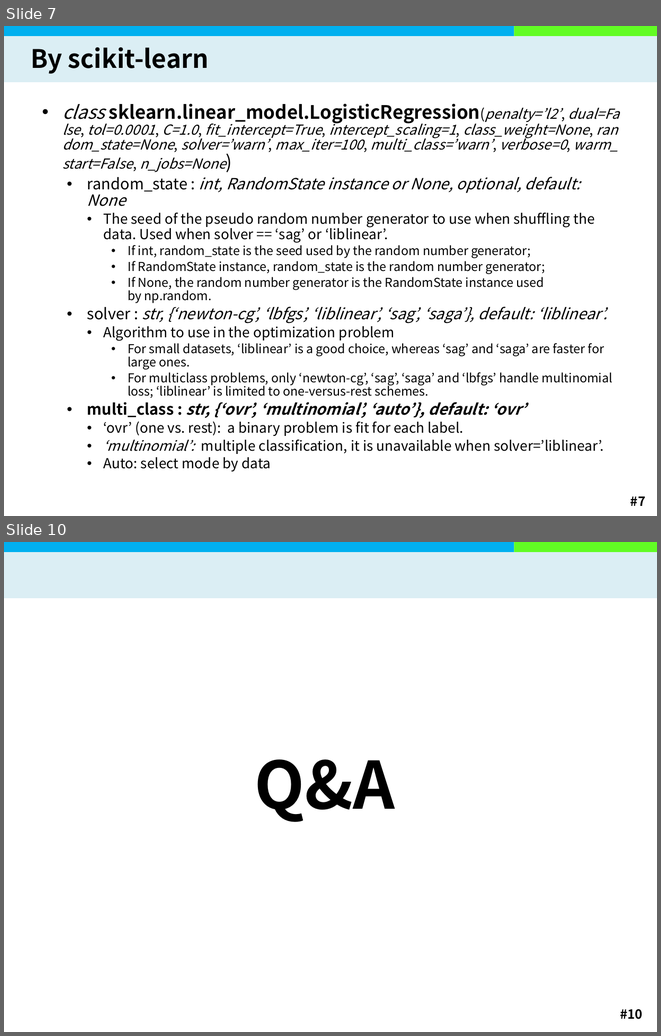
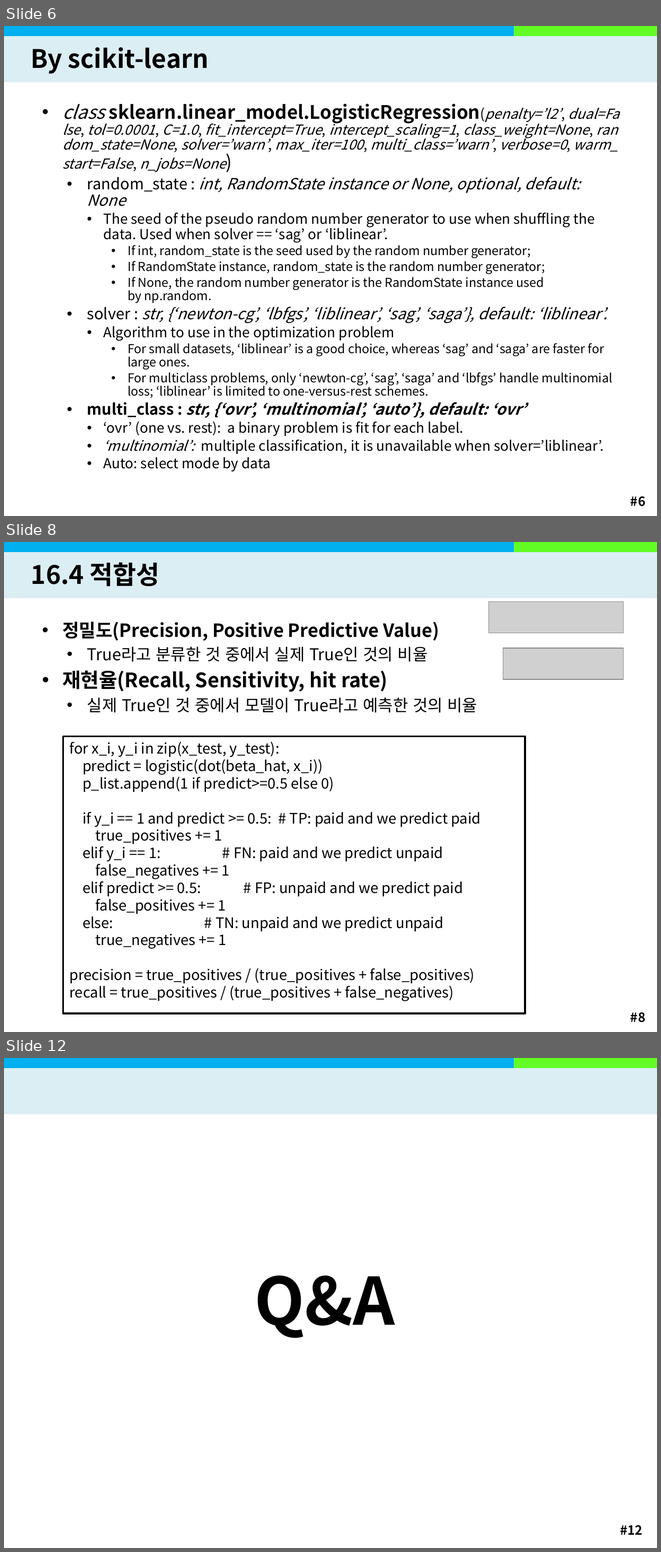
Before and after one commit to kyengee/University, a slide deck: 4-1/빅데이터/16 로지스틱 회귀분석/16 로지스틱 회귀분석.pptx. Shown one above the other, each under a label of ours: slides 7 and 10 before the commit, slides 6, 8 and 12 after it; the slides between them are not shown. The pictures are 661x1036 and 661x1552 pixels, drawn with LibreOffice and Linux fonts; fonts in the diff are those of the drawing; grey boxes stand for pictures; background and template pictures are left out. Boxes give left, top, right and bottom in pixels: in the first picture for what was removed or moved away, otherwise in the second. Text is boxed around its words. In the diff, an @@ line names an element or a change of style, - is before the commit and + after.

```diff
--- a/4-1/빅데이터/16 로지스틱 회귀분석/16 로지스틱 회귀분석.pptx
+++ b/4-1/빅데이터/16 로지스틱 회귀분석/16 로지스틱 회귀분석.pptx
@@ slide 8 added at (x1=4, y1=542, x2=657, y2=1032), background #FFFFFF; not listed: 4 template elements that a slide beside it also shows @@
@@ title added at (x1=31, y1=562, x2=160, y2=587), 28 pt, text #000000, bold @@
+16.4 적합성
@@ picture added at (x1=488, y1=602, x2=623, y2=633) @@
@@ text added at (x1=62, y1=622, x2=478, y2=713), 18 pt, text #000000, bold @@
+• 정밀도(Precision, Positive Predictive Value)
+  • True라고 분류한 것 중에서 실제 True인 것의 비율
+• 재현율(Recall, Sensitivity, hit rate)
+  • 실제 True인 것 중에서 모델이 True라고 예측한 것의 비율
@@ picture added at (x1=503, y1=648, x2=623, y2=679) @@
@@ rectangle added at (x1=63, y1=736, x2=525, y2=1013), fill #FFFFFF, outline #000000 2 pt, 16 pt, text #000000 @@
+for x_i, y_i in zip(x_test, y_test):
+predict = logistic(dot(beta_hat, x_i))
+p_list.append(1 if predict>=0.5 else 0)
+if y_i == 1 and predict >= 0.5: # TP: paid and we predict paid
+true_positives += 1
+elif y_i == 1: # FN: paid and we predict unpaid
+false_negatives += 1
+elif predict >= 0.5: # FP: unpaid and we predict paid
+false_positives += 1
+else: # TN: unpaid and we predict unpaid
+true_negatives += 1
+precision = true_positives / (true_positives + false_positives)
+recall = true_positives / (true_positives + false_negatives)
@@ what was slide 7 is now slide 6 @@
@@ page number at (x1=630, y1=496, x2=645, y2=506): text changed @@
-#7
+#6
@@ what was slide 10 is now slide 12 @@
@@ page number at (x1=620, y1=1525, x2=642, y2=1534): text changed @@
-#10
+#12
```
Also in this commit, not shown: 1 slide changed, 3 other slides added, 2 slides removed, 4 other files.
